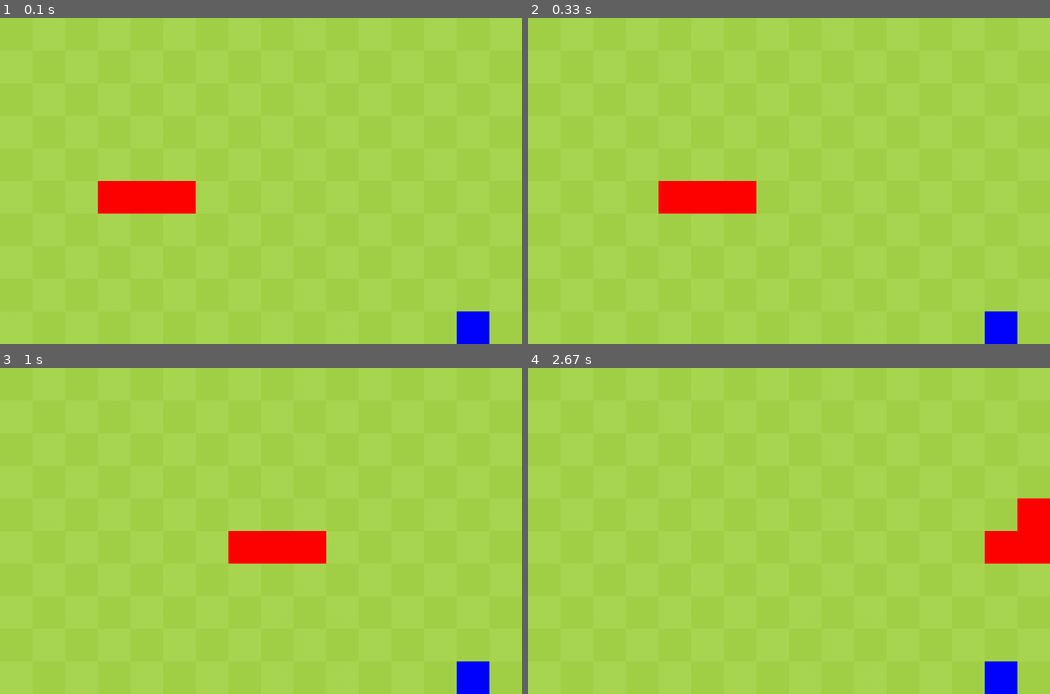
Above: before the commit, frames 1-4 (two rows, left to right).
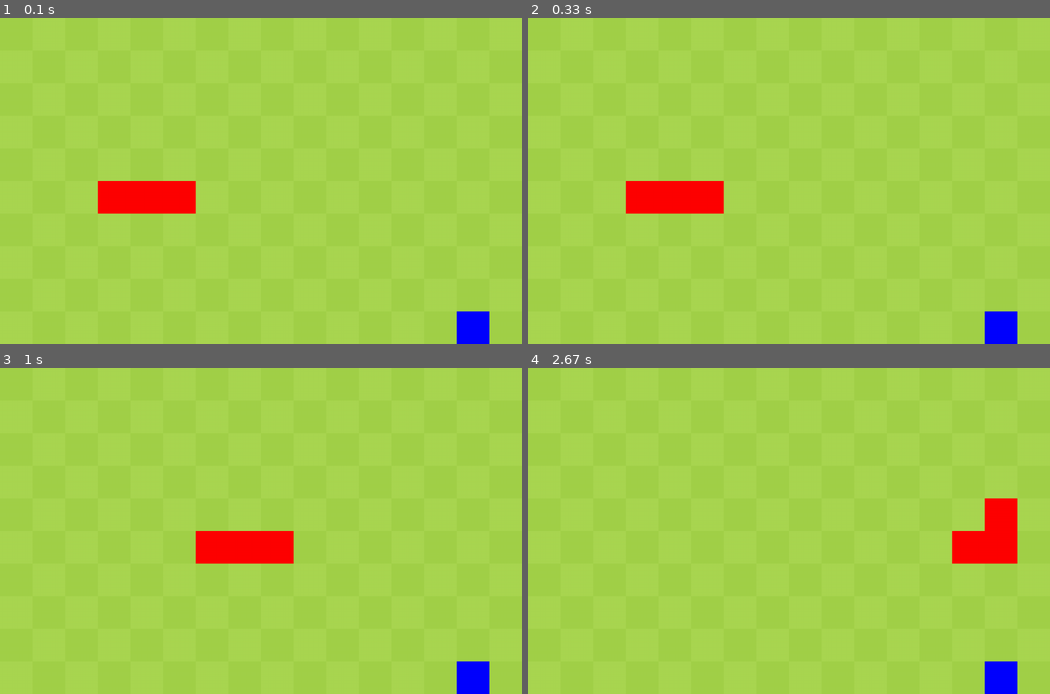
Above: after the commit, the same moments.

Repository: ohdana/Build-a-Snake-Clone-with-Pygame
Game: pygame game, started from code/main.py
The game is run twice, just before and just after one commit, with the same random seed, the same clock (stepped at 60 frames per second) and the same inputs.
Inputs:
- Up to frame 1 (0.1 s): no input
- Up to frame 2 (0.33 s): no input
- Up to frame 3 (1 s): hold Right 0.33-0.8 s; hold Up from 0.83 s (still down)
- Up to frame 4 (2.67 s): release Up at 1.13 s; hold Right 1.17-1.63 s; hold Left 1.67-2.2 s; hold Down 2.23-2.53 s; hold Left from 2.57 s (still down)

Frame 1 is identical in both runs. In frame 2, 1.3% of the frame differs, in the area x 18-44%, y 50-61%; in frame 3, 1.3%; in frame 4, 2.6%, in the area x 81-100%, y 39-61%.

Commit message:
Game OVer and Reset

Diff:
--- a/code/main.py
+++ b/code/main.py
@@ -20,6 +20,7 @@
         # timer
         self.update_event = pygame.event.custom_type()
         pygame.time.set_timer(self.update_event, 200)
+        self.game_active = False
 
     def draw_bg(self):
         self.display_surface.fill(LIGHT_GREEN)
@@ -32,17 +33,25 @@
         if keys[pygame.K_RIGHT]:
             self.snake.direction = pygame.Vector2(1, 0) if self.snake.direction.x != -1 else self.snake.direction
         if keys[pygame.K_LEFT]:
-            self.snake.direction = pygame.Vector2(-1, 0)  if self.snake.direction.x != 1 else self.snake.direction
+            self.snake.direction = pygame.Vector2(-1, 0) if self.snake.direction.x != 1 else self.snake.direction
         if keys[pygame.K_UP]:
-            self.snake.direction = pygame.Vector2(0, -1)  if self.snake.direction.y != 1 else self.snake.direction
+            self.snake.direction = pygame.Vector2(0, -1) if self.snake.direction.y != 1 else self.snake.direction
         if keys[pygame.K_DOWN]:
             self.snake.direction = pygame.Vector2(0, 1) if self.snake.direction.y != -1 else self.snake.direction
 
     def collision(self):
+        snake_head = self.snake.body[0]
         # apple
-        if self.snake.body[0] == self.apple.pos:
+        if snake_head == self.apple.pos:
             self.snake.has_eaten = True
             self.apple.set_pos(self.snake.body)
+
+        # self
+        if snake_head in self.snake.body[1:] or \
+            not 0 < snake_head.x <= COLS or \
+                not 0 < snake_head.y <= ROWS:
+            self.snake.reset()
+            self.game_active = False
 
     def run(self):
         while True:
@@ -50,8 +59,12 @@
                 if event.type == pygame.QUIT:
                     pygame.quit()
                     exit()
-                if event.type == self.update_event:
+                if event.type == self.update_event and \
+                    self.game_active:
                     self.snake.update()
+
+                if event.type == pygame.KEYDOWN and not self.game_active:
+                    self.game_active = True
 
             # updates
             self.input()
--- a/code/snake.py
+++ b/code/snake.py
@@ -3,9 +3,7 @@
 class Snake:
     def __init__(self):
         self.display_surface = pygame.display.get_surface()
-        self.body = [pygame.Vector2(START_COL - col, START_ROW) for col in range(START_LENGTH)]
-        self.direction = pygame.Vector2(1, 0)
-        self.has_eaten = False
+        self.reset()
 
     def update(self):
         body_copy = self.body[:] if self.has_eaten else self.body[:-1]
@@ -13,6 +11,11 @@
         self.body = body_copy[:]
         self.has_eaten = False
 
+    def reset(self):
+        self.body = [pygame.Vector2(START_COL - col, START_ROW) for col in range(START_LENGTH)]
+        self.direction = pygame.Vector2(1, 0)
+        self.has_eaten = False
+
     def draw(self):
         for point in self.body:
             rect = pygame.Rect(point.x * CELL_SIZE, point.y * CELL_SIZE, CELL_SIZE, CELL_SIZE)
